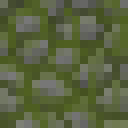
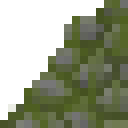
Layer changes from the first (128, 128) image to the second:
added group "Sloped" with 5 layers above "Regular" over [0, 0, 104, 120]
added layer "moss_new copy 2" (90%) in group "Sloped" over [0, 0, 104, 120]
added layer "cobblestone_moss copy 2" (50%) in group "Sloped" over [0, 0, 104, 120]
added layer "Layer 2 copy 2" in group "Sloped" over [16, 0, 104, 104]
added layer "Cobblestone copy 2" in group "Sloped" over [0, 0, 104, 120]
moved "moss_new" into group "Backup" over [0, 0, 104, 120]
moved "cobblestone_moss" into group "Backup" over [0, 0, 104, 120]
moved "Layer 2" into group "Backup" over [0, 0, 104, 120]
moved "Cobblestone" into group "Backup" over [0, 0, 104, 120]
